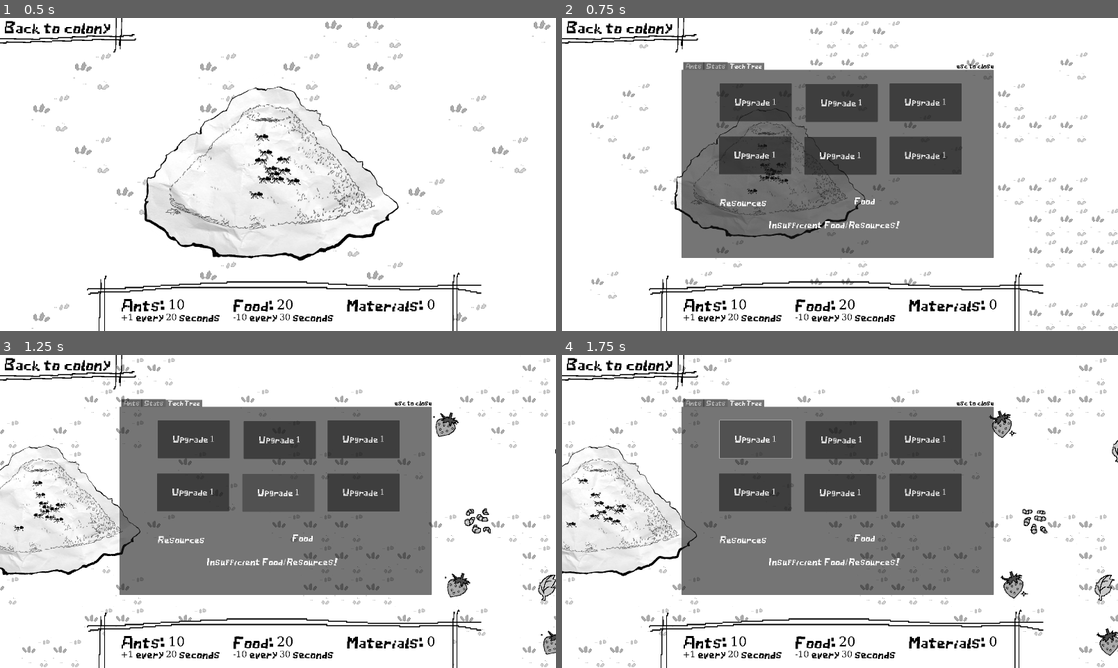
Above: before the commit, frames 1-4 (two rows, left to right).
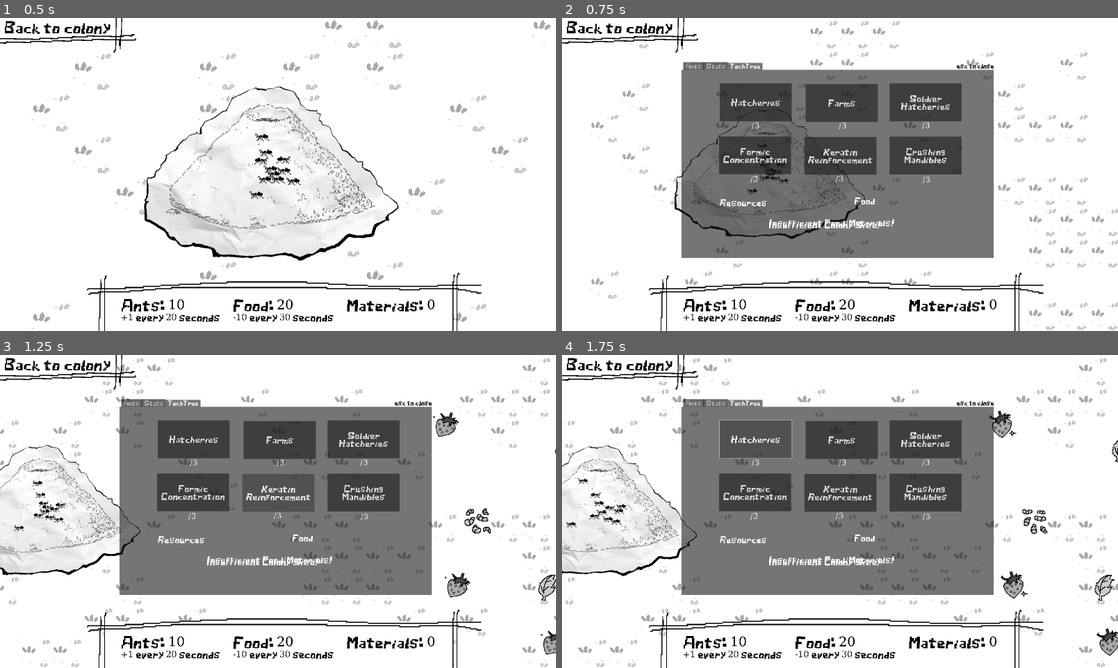
Above: after the commit, the same moments.

Repository: BongHead/GameJam2026
Game: Godot game, scene res://World.tscn
Two runs of this game, one before a commit and one after it. Both use one fixed random seed, a clock stepped at 60 frames per second and the inputs below.
Inputs (mouse positions are in pixels of both pictures, inside the frame that each line leads up to):
- Up to frame 1 (0.5 s): no input
- Up to frame 2 (0.75 s): move the mouse to (828, 171) at 0.52 s; hold D (right) from 0.53 s (still down); tap Mouse wheel down (wheel_down) at 0.6 s; click (828, 171) at 0.67 s
- Up to frame 3 (1.25 s): keep holding D (right)
- Up to frame 4 (1.75 s): release D (right) at 1.25 s; click (756, 439) at 1.25 s, where only the run before the commit has a clickable "Upgrade 1"

Frame 1 is identical in both runs. In frame 2, 1.5% of the frame differs, in the area x 29-70%, y 14-68%; in frame 3, 1.5%; in frame 4, 1.5%.

Commit message:
made most variables dynamic and started attempt at tech tree creation and integration

Diff:
--- a/gamejam2026/ANT_STATS.gd
+++ /dev/null
@@ -1,11 +0,0 @@
-extends Node
-
-
-# Called when the node enters the scene tree for the first time.
-func _ready() -> void:
-	pass # Replace with function body.
-
-
-# Called every frame. 'delta' is the elapsed time since the previous frame.
-func _process(delta: float) -> void:
-	pass
--- /dev/null
+++ b/gamejam2026/Ants__stats.gd
@@ -0,0 +1,16 @@
+extends Node
+var Worker_Ant = {
+	HP = 1,
+	TGH = 2,
+	STR = 2,
+	DMG = 1,
+	CRY = 20
+}
+
+var Soldier_Ant = {
+	HP = 1,
+	TGH = 4,
+	STR = 5,
+	DMG = 4,
+	CRY = 5
+}
--- a/gamejam2026/ENEMY_CONSTANTS.gd
+++ b/gamejam2026/ENEMY_CONSTANTS.gd
@@ -1,27 +1,27 @@
 class_name EnemyStats extends RefCounted
 
 enum HP {
-	LOW = 5,
-	MEDIUM = 10,
-	HIGH = 15
+	LOW = 10,
+	MEDIUM = 50,
+	HIGH = 150
 }
 
 enum ATK {
-	LOW = 5,
-	MEDIUM = 10,
-	HIGH = 15
+	LOW = 2,
+	MEDIUM = 5,
+	HIGH = 10
 }
 
-enum DEF {
-	LOW = 5,
+enum DMG {
+	LOW = 1,
 	MEDIUM = 10,
-	HIGH = 15
+	HIGH = 25
 }
 
 enum TGH {
-	LOW = 5,
-	MEDIUM = 10,
-	HIGH = 15
+	LOW = 1,
+	MEDIUM = 5,
+	HIGH = 10
 }
 enum EnemySpawnRate {
 	HIGHT = 12,
--- a/gamejam2026/Ennemy/cockroach.gd
+++ b/gamejam2026/Ennemy/cockroach.gd
@@ -3,8 +3,8 @@
 @onready var _pcon = $Background
 @onready var enemy_hp=EnemyStats.HP.HIGH
 @onready var enemy_atk =EnemyStats.ATK.LOW
-@onready var enemy_def =EnemyStats.DEF.MEDIUM
-@onready var enemy_tgh =EnemyStats.TGH.MEDIUM
+@onready var enemy_dmg =EnemyStats.DMG.LOW
+@onready var enemy_tgh =EnemyStats.TGH.HIGH
 
 
 
--- a/gamejam2026/Ennemy/ennemy_ant_nest.gd
+++ b/gamejam2026/Ennemy/ennemy_ant_nest.gd
@@ -3,7 +3,7 @@
 @onready var _pcon = $Background
 @onready var enemy_hp=EnemyStats.HP.LOW
 @onready var enemy_atk =EnemyStats.ATK.LOW
-@onready var enemy_def =EnemyStats.DEF.LOW
+@onready var enemy_def =EnemyStats.DMG.LOW
 @onready var enemy_tgh =EnemyStats.TGH.LOW
 @onready var enemy_numb = 50
 
--- a/gamejam2026/Ennemy/hornet_nest.gd
+++ b/gamejam2026/Ennemy/hornet_nest.gd
@@ -3,7 +3,7 @@
 @onready var _pcon = $Background
 @onready var enemy_hp=EnemyStats.HP.LOW
 @onready var enemy_atk =EnemyStats.ATK.HIGH
-@onready var enemy_def =EnemyStats.DEF.MEDIUM
+@onready var enemy_def =EnemyStats.DMG.MEDIUM
 @onready var enemy_tgh =EnemyStats.TGH.LOW
 
 
--- a/gamejam2026/FOOD_CONSTANTS.gd
+++ b/gamejam2026/FOOD_CONSTANTS.gd
@@ -14,6 +14,7 @@
 	MEDIUM = 10,
 	HIGH = 15
 }
+
 enum FoodSpawnRate {
 	LOW = 3,
 	MEDIUM = 6,
--- /dev/null
+++ b/gamejam2026/Tech.gd
@@ -0,0 +1,43 @@
+class_name TechTree extends RefCounted
+
+enum Hatcheries {
+	unlock = 20,
+	material_cost = 100,
+	food_cost = 10,
+	max_level = 3
+}
+
+enum Farms {
+	unlock = 50,
+	material_cost = 200,
+	food_cost = 150,
+	max_level = 3
+}
+
+enum Soldier_Hatcheries {
+	unlock = 100,
+	material_cost = 300,
+	food_cost = 75,
+	max_level = 3
+}
+
+enum Formic_concentration {
+	unlock = 200,
+	material_cost = 150,
+	food_cost = 250,
+	max_level = 2
+}
+
+enum Keratin_Reinforcement {
+	unlock = 300,
+	material_cost = 150,
+	food_cost = 250,
+	max_level = 3
+}
+
+enum Crushing_Mandibles {
+	unlock = 400,
+	material_cost = 150,
+	food_cost = 300,
+	max_level = 2
+}
--- a/gamejam2026/active_ant.gd
+++ b/gamejam2026/active_ant.gd
@@ -16,10 +16,6 @@
 		distance_to_move = SPEED * delta
 		if abs(distance_to_destination) < abs(distance_to_move): # if we are close, just move to destination
 			distance_to_move = distance_to_destination
-		if position.direction_to(destination).x > 0:
-			$AnimatedSprite2D.flip_h = true
-		elif position.direction_to(destination).x <= 0:
-			$AnimatedSprite2D.flip_h = false
 		position += position.direction_to(destination) * distance_to_move
 
 func set_destination(new_destination):
--- a/gamejam2026/base_menu_ui.tscn
+++ b/gamejam2026/base_menu_ui.tscn
@@ -90,11 +90,11 @@
 theme_override_font_sizes/font_size = 25
 text = "esc to close"
 
-[node name="Tech Tree" type="TabBar" parent="."]
+[node name="TechTree" type="TabBar" parent="."]
 layout_mode = 2
 metadata/_tab_index = 2
 
-[node name="Label2" type="Label" parent="Tech Tree"]
+[node name="Label2" type="Label" parent="TechTree"]
 layout_mode = 0
 offset_left = 1267.0
 offset_top = -31.0
@@ -105,7 +105,7 @@
 theme_override_font_sizes/font_size = 25
 text = "esc to close"
 
-[node name="Button" type="Button" parent="Tech Tree"]
+[node name="Hatcheries" type="Button" parent="TechTree"]
 layout_mode = 0
 offset_left = 176.0
 offset_top = 63.0
@@ -113,54 +113,135 @@
 offset_bottom = 237.0
 theme_override_fonts/font = ExtResource("1_6afh4")
 theme_override_font_sizes/font_size = 35
-text = "Upgrade 1"
-
-[node name="Button2" type="Button" parent="Tech Tree"]
+text = "Hatcheries"
+
+[node name="HatchLevel" type="Label" parent="TechTree"]
+layout_mode = 0
+offset_left = 208.0
+offset_top = 221.0
+offset_right = 473.0
+offset_bottom = 298.0
+theme_override_fonts/font = ExtResource("1_6afh4")
+theme_override_font_sizes/font_size = 35
+text = "/3"
+horizontal_alignment = 1
+vertical_alignment = 1
+
+[node name="Farms" type="Button" parent="TechTree"]
+layout_mode = 0
+offset_left = 572.0
+offset_top = 66.0
+offset_right = 904.0
+offset_bottom = 240.0
+theme_override_fonts/font = ExtResource("1_6afh4")
+theme_override_font_sizes/font_size = 35
+text = "Farms"
+
+[node name="FarmsLevel" type="Label" parent="TechTree"]
+layout_mode = 0
+offset_left = 609.0
+offset_top = 221.0
+offset_right = 874.0
+offset_bottom = 298.0
+theme_override_fonts/font = ExtResource("1_6afh4")
+theme_override_font_sizes/font_size = 35
+text = "/3"
+horizontal_alignment = 1
+vertical_alignment = 1
+
+[node name="SoldierHatch" type="Button" parent="TechTree"]
+layout_mode = 0
+offset_left = 958.0
+offset_top = 63.0
+offset_right = 1290.0
+offset_bottom = 237.0
+theme_override_fonts/font = ExtResource("1_6afh4")
+theme_override_font_sizes/font_size = 35
+text = "Soldier Hatcheries"
+autowrap_mode = 2
+
+[node name="SoldierLevel" type="Label" parent="TechTree"]
+layout_mode = 0
+offset_left = 993.0
+offset_top = 220.0
+offset_right = 1258.0
+offset_bottom = 297.0
+theme_override_fonts/font = ExtResource("1_6afh4")
+theme_override_font_sizes/font_size = 35
+text = "/3"
+horizontal_alignment = 1
+vertical_alignment = 1
+
+[node name="Formic" type="Button" parent="TechTree"]
+layout_mode = 0
+offset_left = 173.0
+offset_top = 307.0
+offset_right = 505.0
+offset_bottom = 481.0
+theme_override_fonts/font = ExtResource("1_6afh4")
+theme_override_font_sizes/font_size = 35
+text = "Formic Concentration"
+autowrap_mode = 2
+
+[node name="FormicLevel" type="Label" parent="TechTree"]
+layout_mode = 0
+offset_left = 202.0
+offset_top = 467.0
+offset_right = 467.0
+offset_bottom = 544.0
+theme_override_fonts/font = ExtResource("1_6afh4")
+theme_override_font_sizes/font_size = 35
+text = "/3"
+horizontal_alignment = 1
+vertical_alignment = 1
+
+[node name="Keratin" type="Button" parent="TechTree"]
+layout_mode = 0
+offset_left = 566.0
+offset_top = 309.0
+offset_right = 898.0
+offset_bottom = 483.0
+theme_override_fonts/font = ExtResource("1_6afh4")
+theme_override_font_sizes/font_size = 35
+text = "Keratin Reinforcement"
+autowrap_mode = 2
+
+[node name="KeratinLevel" type="Label" parent="TechTree"]
+layout_mode = 0
+offset_left = 595.0
+offset_top = 465.0
+offset_right = 860.0
+offset_bottom = 542.0
+theme_override_fonts/font = ExtResource("1_6afh4")
+theme_override_font_sizes/font_size = 35
+text = "/3"
+horizontal_alignment = 1
+vertical_alignment = 1
+
+[node name="Mandibles" type="Button" parent="TechTree"]
+layout_mode = 0
 offset_left = 958.0
 offset_top = 308.0
 offset_right = 1290.0
 offset_bottom = 482.0
 theme_override_fonts/font = ExtResource("1_6afh4")
 theme_override_font_sizes/font_size = 35
-text = "Upgrade 1"
-
-[node name="Button3" type="Button" parent="Tech Tree"]
-offset_left = 566.0
-offset_top = 309.0
-offset_right = 898.0
-offset_bottom = 483.0
-theme_override_fonts/font = ExtResource("1_6afh4")
-theme_override_font_sizes/font_size = 35
-text = "Upgrade 1"
-
-[node name="Button4" type="Button" parent="Tech Tree"]
-offset_left = 173.0
-offset_top = 307.0
-offset_right = 505.0
-offset_bottom = 481.0
-theme_override_fonts/font = ExtResource("1_6afh4")
-theme_override_font_sizes/font_size = 35
-text = "Upgrade 1"
-
-[node name="Button5" type="Button" parent="Tech Tree"]
-offset_left = 958.0
-offset_top = 63.0
-offset_right = 1290.0
-offset_bottom = 237.0
-theme_override_fonts/font = ExtResource("1_6afh4")
-theme_override_font_sizes/font_size = 35
-text = "Upgrade 1"
-
-[node name="Button6" type="Button" parent="Tech Tree"]
-offset_left = 572.0
-offset_top = 66.0
-offset_right = 904.0
-offset_bottom = 240.0
-theme_override_fonts/font = ExtResource("1_6afh4")
-theme_override_font_sizes/font_size = 35
-text = "Upgrade 1"
-
-[node name="Resources" type="Label" parent="Tech Tree"]
+text = "Crushing Mandibles"
+autowrap_mode = 2
+
+[node name="MandibleLevel" type="Label" parent="TechTree"]
+layout_mode = 0
+offset_left = 995.0
+offset_top = 469.0
+offset_right = 1260.0
+offset_bottom = 546.0
+theme_override_fonts/font = ExtResource("1_6afh4")
+theme_override_font_sizes/font_size = 35
+text = "/3"
+horizontal_alignment = 1
+vertical_alignment = 1
+
+[node name="Resources" type="Label" parent="TechTree"]
 layout_mode = 0
 offset_left = 176.0
 offset_top = 593.0
@@ -170,7 +251,7 @@
 theme_override_font_sizes/font_size = 35
 text = "Resources"
 
-[node name="Food" type="Label" parent="Tech Tree"]
+[node name="Food" type="Label" parent="TechTree"]
 layout_mode = 0
 offset_left = 796.0
 offset_top = 585.0
@@ -180,7 +261,7 @@
 theme_override_font_sizes/font_size = 35
 text = "Food"
 
-[node name="ErrorMessage" type="Label" parent="Tech Tree"]
+[node name="ErrorMessageAnts" type="Label" parent="TechTree"]
 layout_mode = 0
 offset_left = 401.0
 offset_top = 695.0
@@ -188,4 +269,14 @@
 offset_bottom = 767.0
 theme_override_fonts/font = ExtResource("1_6afh4")
 theme_override_font_sizes/font_size = 35
-text = "Insufficient Food/Resources!"
+text = "Insufficient Colony Size!"
+
+[node name="ErrorMessageResources" type="Label" parent="TechTree"]
+layout_mode = 0
+offset_left = 402.0
+offset_top = 686.0
+offset_right = 1004.0
+offset_bottom = 758.0
+theme_override_fonts/font = ExtResource("1_6afh4")
+theme_override_font_sizes/font_size = 35
+text = "Insufficient Food/Materials!"
--- a/gamejam2026/world.gd
+++ b/gamejam2026/world.gd
@@ -80,19 +80,37 @@
 var ANT_INTERVAL = 20
 var FOOD_INTERVAL = 30
 
+var worker_ants = 10
+var soldier_ants = 0
+var worker_generation = 1
+var soldier_generation = 0
+var total_generation = worker_generation + soldier_generation
+var worker_upkeep = 1
+var soldier_upkeep = 4
+var upkeep_modifier = 1
+var Hatcheries_Level = 0
+var Farms_Level = 0
+var Soldier_Hatch_Level = 0
+var Formic_Level = 0
+var Keratin_Level = 0
+var Mandible_Level = 0
+
 var ants
+var max_ants
 var next_ant
 var food_amount
 var next_food
 var materials
 
 func new_game():
-	ants = 10
+	ants = worker_ants + soldier_ants
+	max_ants = ants
 	next_ant = ANT_INTERVAL
 	food_amount = 20
 	materials = 0
 	next_food = FOOD_INTERVAL
 	update_hud()
+	##update_tech()
 
 func _process(delta: float) -> void:
 	var not_generate_resources = is_resources_enough()
@@ -111,11 +129,14 @@
 	next_food -= delta
 	if next_ant <= 0:
 		next_ant += ANT_INTERVAL
-		ants += 1
+		ants += total_generation
+		max_ants = max(ants,max_ants)
 		update_hud()
 	if next_food <= 0:
 		next_food += FOOD_INTERVAL
-		food_amount -= ants
+		food_amount = max(food_amount-(worker_ants*worker_upkeep+soldier_ants*soldier_upkeep)*upkeep_modifier,0)
+		if food_amount == 0:
+			ants -= round(0.1*max_ants)
 		update_hud()
 
 func _unhandled_input(event: InputEvent) -> void:
@@ -124,11 +145,19 @@
 
 func update_hud():
 	$Hud/HBoxContainer/VBoxContainer/Ants.text = "Ants: %d" % ants
-	$Hud/HBoxContainer/VBoxContainer/Ants2.text = "+1 every %d seconds" % ANT_INTERVAL
+	$Hud/HBoxContainer/VBoxContainer/Ants2.text = "+%d every %d seconds" % [total_generation,ANT_INTERVAL]
 	$Hud/HBoxContainer/VBoxContainer2/Food.text = "Food: %d" % food_amount
 	$Hud/HBoxContainer/VBoxContainer2/Food2.text = "-%d every %d seconds" % [ants, FOOD_INTERVAL]
 	$Hud/HBoxContainer/Materials.text = "Materials: %d" % materials
 
+"""func update_tech():
+	$Hud/base_menu_ui/TechTree/HatchLevel.text = "%d/%d" % [Hatcheries_Level, TechTree.Hatcheries.max_level]
+	$Hud/base_menu_ui/TechTree/FarmsLevel.text = "%d/%d" % [Farms_Level, TechTree.Farms.max_level]
+	$Hud/base_menu_ui/TechTree/SoldierLevel.text = "%d/%d" % [Soldier_Hatch_Level, TechTree.Soldier_Hatcheries.max_level]
+	$Hud/base_menu_ui/TechTree/FormicLevel.text = "%d/%d" % [Formic_Level, TechTree.Formic_concentration.max_level]
+	$Hud/base_menu_ui/TechTree/KeratinLevel.text = "%d/%d" % [Keratin_Level, TechTree.Keratin_Reinforcement.max_level]
+	$Hud/base_menu_ui/TechTree/MandiblesLevel.text = "%d/%d" % [Mandible_Level, TechTree.Crushing_Mandibles.max_level]
+	"""
 func send_ants(num: int, location: Vector2) -> void:
 	var instance = active_ant.instantiate()
 	add_child(instance)
Not shown: 1 places in gamejam2026/Ennemy/ennemy_ant_nest.tscn that only renumber resources
Not shown: 1 places in gamejam2026/World.tscn that only renumber resources
